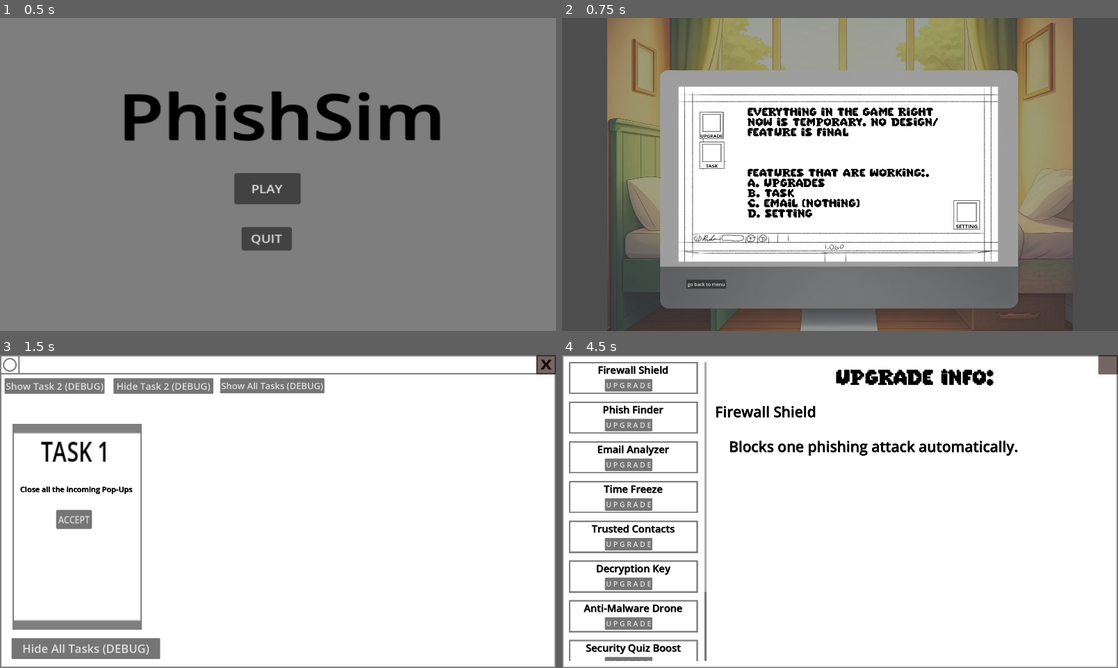
Above: before the commit, frames 1-4 (two rows, left to right).
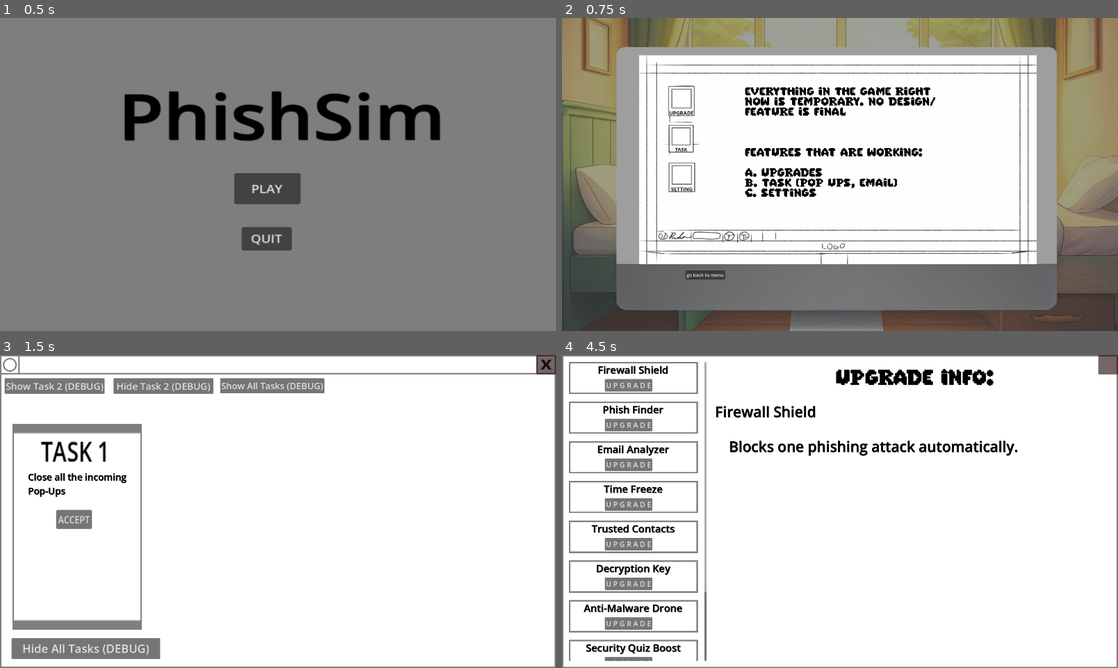
Above: after the commit, the same moments.

Repository: Bulaong-RuznielM/PhishSim---ANZUELO
Game: Godot game, scene res://SCENES/Main/menu.tscn
The game is run twice, just before and just after one commit, with the same random seed, the same clock (stepped at 60 frames per second) and the same inputs.
Inputs (mouse positions are in pixels of both pictures, inside the frame that each line leads up to; where the layout moved, square brackets give the same spot in the first picture):
- Up to frame 1 (0.5 s): no input
- Up to frame 2 (0.75 s): click "PLAY" at 0.5 s
- Up to frame 3 (1.5 s): click (116, 477) [150, 492] at 1.25 s
- Up to frame 4 (4.5 s): click (1106, 364) at 2 s; click "go back to menu" at 2.75 s; click "PLAY" at 3.5 s; click (678, 439) [712, 461] at 4.25 s

Frame 1 is identical in both runs. In frame 2, 51% of the frame differs, in the area x 0-100%, y 0-100%; in frame 3, 0.5%; in frame 4, nothing differs.

Commit message:
made email a task and other fixes

Diff:
--- a/SCENES/Main/Game.tscn
+++ b/SCENES/Main/Game.tscn
@@ -9,21 +9,20 @@
 [ext_resource type="FontFile" uid="uid://2t3fwfyco16d" path="res://FONTS/super-pixel-font/SuperPixel-m2L8j.ttf" id="8_gqawu"]
 
 [node name="MainScreen" type="Node2D"]
+position = Vector2(956, 508)
 
 [node name="Background" type="Sprite2D" parent="."]
 modulate = Color(1, 1, 1, 0.458824)
 show_behind_parent = true
 light_mask = 0
-position = Vector2(2.28882e-05, 102)
-scale = Vector2(0.785156, 0.779785)
+position = Vector2(-3.99998, 102)
+scale = Vector2(0.965887, 0.861346)
 texture = ExtResource("1_lyl00")
 
 [node name="MainWindow" type="Sprite2D" parent="."]
-position = Vector2(-6, -1)
-scale = Vector2(0.574479, 0.560185)
+position = Vector2(-3, -19)
+scale = Vector2(0.715194, 0.66714)
 texture = ExtResource("2_fq1uo")
-
-[node name="Camera2D" type="Camera2D" parent="."]
 
 [node name="WindowsButtons" type="Control" parent="."]
 layout_mode = 3
@@ -34,31 +33,49 @@
 metadata/_edit_use_anchors_ = true
 
 [node name="UPGRADES" type="Button" parent="WindowsButtons"]
-layout_mode = 0
+layout_mode = 1
+anchors_preset = -1
+anchor_left = -2.6
+anchor_top = -1.4
+anchor_right = -2.6
+anchor_bottom = -1.4
 offset_left = -485.0
 offset_top = -217.0
 offset_right = -364.0
 offset_bottom = -76.0
-scale = Vector2(0.686383, 0.66872)
+scale = Vector2(0.755704, 0.737867)
 icon = ExtResource("4_vpjab")
+metadata/_edit_use_anchors_ = true
 
 [node name="TASKS" type="Button" parent="WindowsButtons"]
-layout_mode = 0
+layout_mode = 1
+anchors_preset = -1
+anchor_left = -2.55
+anchor_top = -0.625
+anchor_right = -2.55
+anchor_bottom = -0.625
 offset_left = -486.0
 offset_top = -114.0
 offset_right = -365.0
 offset_bottom = 27.0
 scale = Vector2(0.716955, 0.676655)
 icon = ExtResource("5_qisv7")
+metadata/_edit_use_anchors_ = true
 
 [node name="SETTINGS" type="Button" parent="WindowsButtons"]
-layout_mode = 0
+layout_mode = 1
+anchors_preset = -1
+anchor_left = -24.5
+anchor_top = -2.425
+anchor_right = -24.5
+anchor_bottom = -2.425
 offset_left = 392.0
 offset_top = 88.0
 offset_right = 513.0
 offset_bottom = 229.0
 scale = Vector2(0.758283, 0.724612)
 icon = ExtResource("7_smah1")
+metadata/_edit_use_anchors_ = true
 
 [node name="quit" type="Button" parent="WindowsButtons"]
 layout_mode = 0
@@ -67,12 +84,13 @@
 offset_right = -393.0
 offset_bottom = 394.0
 text = "go back to menu"
+metadata/_edit_use_anchors_ = true
 
 [node name="DevText" type="Label" parent="."]
-offset_left = -320.0
-offset_top = -264.0
-offset_right = 400.0
-offset_bottom = 183.0
+offset_left = -325.0
+offset_top = -303.0
+offset_right = 395.0
+offset_bottom = 144.0
 theme_override_colors/font_color = Color(0, 0, 0, 1)
 theme_override_fonts/font = ExtResource("8_gqawu")
 theme_override_font_sizes/font_size = 31
@@ -80,13 +98,14 @@
 
 
 
-Features that are working:.
+Features that are working:
+
 A. Upgrades
-B. Task
-c. Email (nothing)
-d. setting"
+B. Task (Pop ups, Email)
+C. Settings"
 vertical_alignment = 1
 autowrap_mode = 2
+metadata/_edit_use_anchors_ = true
 
 [connection signal="pressed" from="WindowsButtons/UPGRADES" to="WindowsButtons" method="_on_upgrades_pressed"]
 [connection signal="pressed" from="WindowsButtons/TASKS" to="WindowsButtons" method="_on_tasks_pressed"]
--- a/SCENES/Main/Task.tscn
+++ b/SCENES/Main/Task.tscn
@@ -73,15 +73,16 @@
 
 [node name="Label2" type="Label" parent="TaskUI/ScrollContainer/HBoxContainer/Task_1"]
 layout_mode = 0
-offset_left = 25.8637
-offset_top = 207.406
-offset_right = 485.864
-offset_bottom = 251.406
-theme_override_colors/font_color = Color(0, 0, 0, 1)
-theme_override_colors/font_shadow_color = Color(0, 0, 0, 1)
-theme_override_colors/font_outline_color = Color(0, 0, 0, 1)
-theme_override_font_sizes/font_size = 26
+offset_left = 53.0
+offset_top = 160.0
+offset_right = 411.0
+offset_bottom = 274.0
+theme_override_colors/font_color = Color(0, 0, 0, 1)
+theme_override_colors/font_shadow_color = Color(0, 0, 0, 1)
+theme_override_colors/font_outline_color = Color(0, 0, 0, 1)
+theme_override_font_sizes/font_size = 32
 text = "Close all the incoming Pop-Ups"
+autowrap_mode = 2
 
 [node name="Task_2" type="TextureRect" parent="TaskUI/ScrollContainer/HBoxContainer"]
 unique_name_in_owner = true
@@ -111,15 +112,15 @@
 
 [node name="ComingSoon" type="Label" parent="TaskUI/ScrollContainer/HBoxContainer/Task_2"]
 layout_mode = 0
-offset_left = 9.53083
-offset_top = 178.349
-offset_right = 427.531
-offset_bottom = 269.349
-theme_override_colors/font_color = Color(0, 0, 0, 1)
-theme_override_colors/font_shadow_color = Color(0, 0, 0, 1)
-theme_override_colors/font_outline_color = Color(0, 0, 0, 1)
-theme_override_font_sizes/font_size = 66
-text = "Coming Soon"
+offset_left = 15.4994
+offset_top = 178.349
+offset_right = 433.5
+offset_bottom = 269.349
+theme_override_colors/font_color = Color(0, 0, 0, 1)
+theme_override_colors/font_shadow_color = Color(0, 0, 0, 1)
+theme_override_colors/font_outline_color = Color(0, 0, 0, 1)
+theme_override_font_sizes/font_size = 56
+text = "Manage Emails"
 
 [node name="Task_3" type="TextureRect" parent="TaskUI/ScrollContainer/HBoxContainer"]
 unique_name_in_owner = true
--- a/SCENES/Main/email.tscn
+++ b/SCENES/Main/email.tscn
@@ -69,6 +69,7 @@
 
 [node name="VBoxContainer" type="VBoxContainer" parent="Control/TextureRect/EmailContaner/ScrollContainer"]
 layout_mode = 2
+theme_override_constants/separation = 79
 
 [node name="Email1Task" type="TextureRect" parent="Control/TextureRect/EmailContaner/ScrollContainer/VBoxContainer"]
 layout_mode = 2
@@ -82,8 +83,11 @@
 offset_right = 498.275
 offset_bottom = 188.228
 scale = Vector2(1.00857, 1.43815)
+theme_override_colors/font_color = Color(0, 0, 0, 1)
+theme_override_colors/font_shadow_color = Color(0, 0, 0, 1)
+theme_override_colors/font_outline_color = Color(0, 0, 0, 1)
 theme_override_font_sizes/font_size = 76
-text = "asdasdad"
+text = "Phishing Email"
 
 [node name="Email1Button" type="Button" parent="Control/TextureRect/EmailContaner/ScrollContainer/VBoxContainer/Email1Task"]
 layout_mode = 0
@@ -106,10 +110,67 @@
 offset_right = 498.275
 offset_bottom = 188.228
 scale = Vector2(1.00857, 1.43815)
+theme_override_colors/font_color = Color(0, 0, 0, 1)
+theme_override_colors/font_shadow_color = Color(0, 0, 0, 1)
+theme_override_colors/font_outline_color = Color(0, 0, 0, 1)
 theme_override_font_sizes/font_size = 76
-text = "asdasdad"
+text = "Real Email"
 
 [node name="Email2Button" type="Button" parent="Control/TextureRect/EmailContaner/ScrollContainer/VBoxContainer/Email2Task"]
+layout_mode = 0
+offset_left = 1435.96
+offset_top = 145.65
+offset_right = 1786.96
+offset_bottom = 226.65
+theme_override_font_sizes/font_size = 53
+text = "Open"
+
+[node name="Email3Task" type="TextureRect" parent="Control/TextureRect/EmailContaner/ScrollContainer/VBoxContainer"]
+layout_mode = 2
+texture = ExtResource("3_n0h42")
+
+[node name="Email1Label" type="Label" parent="Control/TextureRect/EmailContaner/ScrollContainer/VBoxContainer/Email3Task"]
+modulate = Color(0, 0, 0, 1)
+layout_mode = 0
+offset_left = 150.275
+offset_top = 83.2283
+offset_right = 498.275
+offset_bottom = 188.228
+scale = Vector2(1.00857, 1.43815)
+theme_override_colors/font_color = Color(0, 0, 0, 1)
+theme_override_colors/font_shadow_color = Color(0, 0, 0, 1)
+theme_override_colors/font_outline_color = Color(0, 0, 0, 1)
+theme_override_font_sizes/font_size = 76
+text = "Phishing Email"
+
+[node name="Email1Button" type="Button" parent="Control/TextureRect/EmailContaner/ScrollContainer/VBoxContainer/Email3Task"]
+layout_mode = 0
+offset_left = 1435.96
+offset_top = 145.65
+offset_right = 1786.96
+offset_bottom = 226.65
+theme_override_font_sizes/font_size = 53
+text = "Open"
+
+[node name="Email4Task" type="TextureRect" parent="Control/TextureRect/EmailContaner/ScrollContainer/VBoxContainer"]
+layout_mode = 2
+texture = ExtResource("3_n0h42")
+
+[node name="Email2Label" type="Label" parent="Control/TextureRect/EmailContaner/ScrollContainer/VBoxContainer/Email4Task"]
+modulate = Color(0, 0, 0, 1)
+layout_mode = 0
+offset_left = 150.275
+offset_top = 83.2283
+offset_right = 498.275
+offset_bottom = 188.228
+scale = Vector2(1.00857, 1.43815)
+theme_override_colors/font_color = Color(0, 0, 0, 1)
+theme_override_colors/font_shadow_color = Color(0, 0, 0, 1)
+theme_override_colors/font_outline_color = Color(0, 0, 0, 1)
+theme_override_font_sizes/font_size = 76
+text = "Real Email"
+
+[node name="Email2Button" type="Button" parent="Control/TextureRect/EmailContaner/ScrollContainer/VBoxContainer/Email4Task"]
 layout_mode = 0
 offset_left = 1435.96
 offset_top = 145.65
@@ -121,3 +182,5 @@
 [connection signal="pressed" from="Control/TextureRect/EmailExitButton" to="Control" method="_on_email_exit_button_pressed"]
 [connection signal="pressed" from="Control/TextureRect/EmailContaner/ScrollContainer/VBoxContainer/Email1Task/Email1Button" to="Control/TextureRect/EmailContaner" method="_on_email_1_button_pressed"]
 [connection signal="pressed" from="Control/TextureRect/EmailContaner/ScrollContainer/VBoxContainer/Email2Task/Email2Button" to="Control/TextureRect/EmailContaner" method="_on_email_2_button_pressed"]
+[connection signal="pressed" from="Control/TextureRect/EmailContaner/ScrollContainer/VBoxContainer/Email3Task/Email1Button" to="Control/TextureRect/EmailContaner" method="_on_email_1_button_pressed"]
+[connection signal="pressed" from="Control/TextureRect/EmailContaner/ScrollContainer/VBoxContainer/Email4Task/Email2Button" to="Control/TextureRect/EmailContaner" method="_on_email_2_button_pressed"]
--- a/SCENES/Main/upgrades.tscn
+++ b/SCENES/Main/upgrades.tscn
@@ -1,10 +1,12 @@
-[gd_scene load_steps=7 format=3 uid="uid://dw3cw6bi88ke8"]
+[gd_scene load_steps=8 format=3 uid="uid://dw3cw6bi88ke8"]
 
 [ext_resource type="Script" path="res://Scripts/upgrades.gd" id="1_6fcv3"]
 [ext_resource type="Texture2D" uid="uid://dytgv17hkdxr8" path="res://ASSETS/Task/task_button.png" id="3_0new6"]
 [ext_resource type="Texture2D" uid="uid://c7rmim5y62a2n" path="res://ASSETS/windows/windows_border.png" id="3_j0gk0"]
 [ext_resource type="Script" path="res://Scripts/upgrade_shop.gd" id="3_n5r8t"]
 [ext_resource type="FontFile" uid="uid://2t3fwfyco16d" path="res://FONTS/super-pixel-font/SuperPixel-m2L8j.ttf" id="5_l0ups"]
+
+[sub_resource type="Theme" id="Theme_7pxca"]
 
 [sub_resource type="GDScript" id="GDScript_tgoxq"]
 script/source = "extends Control
@@ -59,6 +61,7 @@
 offset_top = 41.0
 offset_right = 351.0
 offset_bottom = 1073.0
+theme = SubResource("Theme_7pxca")
 
 [node name="VBoxContainer" type="VBoxContainer" parent="Upgrade shop/ScrollContainer"]
 layout_mode = 2
--- a/SCENES/Sub/Legitimate.tscn
+++ b/SCENES/Sub/Legitimate.tscn
@@ -95,7 +95,7 @@
 [node name="LegitEmailReport" type="Button" parent="WindowsBorder-Copy/WindowsBorder/TaskButton2"]
 anchors_preset = -1
 anchor_left = -0.0235506
-anchor_top = -0.00606667
+anchor_top = -0.141202
 anchor_right = 0.221393
 anchor_bottom = -0.141202
 offset_left = -212.52
--- a/SCENES/Sub/sCamEmaildesc.tscn
+++ b/SCENES/Sub/sCamEmaildesc.tscn
@@ -114,7 +114,12 @@
 metadata/_edit_use_anchors_ = true
 
 [node name="EmailTaskHeadLine" type="Label" parent="Control"]
-layout_mode = 0
+layout_mode = 1
+anchors_preset = -1
+anchor_left = -0.025
+anchor_top = -0.525
+anchor_right = -0.025
+anchor_bottom = -0.525
 offset_left = 89.0
 offset_top = 157.0
 offset_right = 960.0
--- a/Scripts/report_legit_email.gd
+++ b/Scripts/report_legit_email.gd
@@ -2,4 +2,4 @@
 
 
 func _on_legit_report_continiue_pressed() -> void:
-	get_tree().change_scene_to_file("res://SCENES/Main/Game.tscn")
+	get_tree().change_scene_to_file("res://SCENES/Main/email.tscn")
--- a/Scripts/scam_report.gd
+++ b/Scripts/scam_report.gd
@@ -2,4 +2,4 @@
 
 
 func _on_continiue_report_pressed() -> void:
-	get_tree().change_scene_to_file("res://SCENES/Main/Game.tscn")
+	get_tree().change_scene_to_file("res://SCENES/Main/email.tscn")
--- a/Scripts/task_ui.gd
+++ b/Scripts/task_ui.gd
@@ -3,7 +3,8 @@
 func _on_task_1_pressed() -> void:
 	get_tree().change_scene_to_file("res://SCENES/Sub/Task_1.tscn")
 
-
+func _on_task_2_pressed() -> void:
+	get_tree().change_scene_to_file("res://SCENES/Main/email.tscn")
 
 func _on_hide_task_2_pressed() -> void:
 	%Task_2.visible = false
@@ -49,8 +50,3 @@
 	%Task_7.visible = false
 
 	%Task_8.visible = false
-
-
-
-func _on_task_2_pressed() -> void:
-	pass # Replace with function body.
--- a/Scripts/windows_buttons.gd
+++ b/Scripts/windows_buttons.gd
@@ -13,4 +13,4 @@
 
 
 func _on_quit_pressed() -> void:
-	get_tree().change_scene_to_file("res://SCENES/Main/Menu.tscn")
+	get_tree().change_scene_to_file("res://SCENES/Main/menu.tscn")
